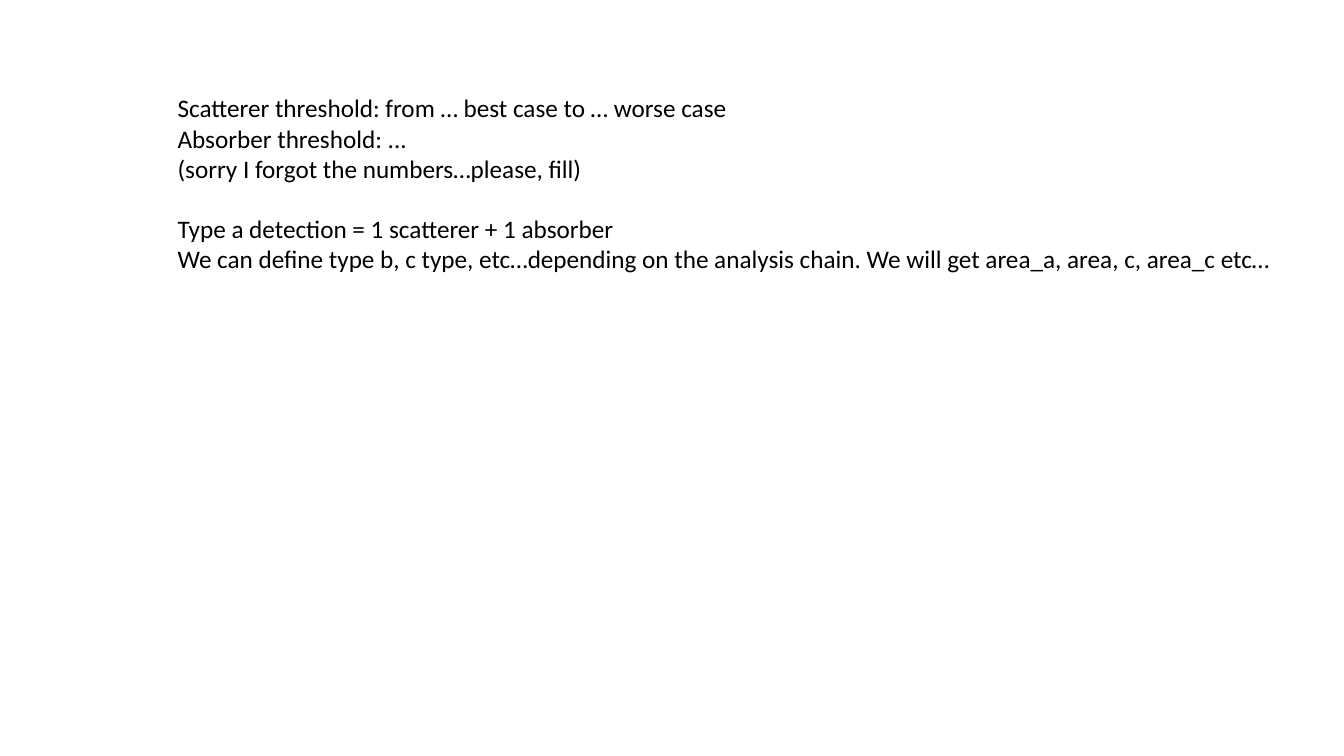
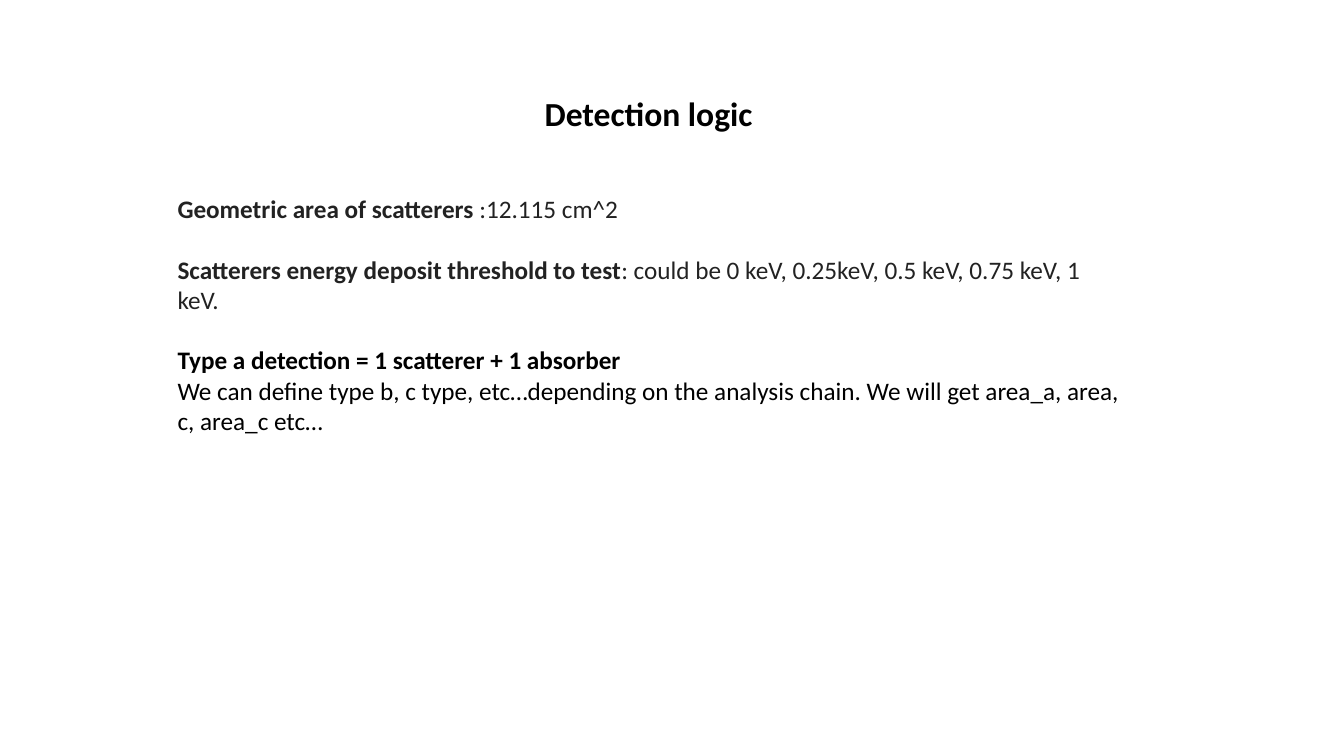
Before and after one commit to giovixo/g4cusp, a slide deck: slide 4 of reports/2024-01-10/cusp_geant4_status_2024-01-10.pptx. Drawn at 1344x756 pixels with LibreOffice and Linux fonts; fonts in the diff are those of the drawing. Boxes give left, top, right and bottom in pixels: in the first picture for what was removed or moved away, otherwise in the second. Text is boxed around its words. In the diff, an @@ line names an element or a change of style, - is before the commit and + after.

```diff
--- a/reports/2024-01-10/cusp_geant4_status_2024-01-10.pptx
+++ b/reports/2024-01-10/cusp_geant4_status_2024-01-10.pptx
@@ text at [178,102,1080,309]: text changed; text colour #000000 to #222222; bold on @@
-Scatterer threshold: from … best case to … worse case
-Absorber threshold: ...
-(sorry I forgot the numbers…please, fill)
+Detection logic
+Geometric area of scatterers :12.115 cm^2
+Scatterers energy deposit threshold to test: could be 0 keV, 0.25keV, 0.5 keV, 0.75 keV, 1 keV.
@@ text at [178,351,620,373]: bold on in "Type a detection = 1 scatterer + ..." @@
```
Also in this commit, not shown: 8 other files.
